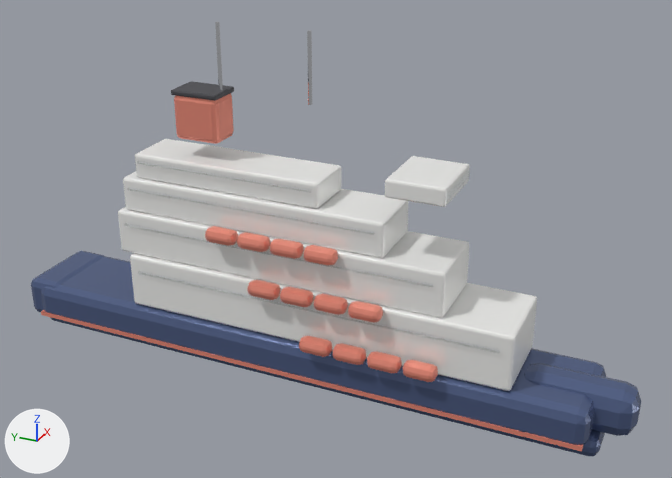
The glTF model assets/pbr/ship_cruise.glb as it was, and as the next commit left it.
Both versions are drawn from a camera (50 mm lens) standing at (-55.3, -27.8, 39.4) and looking at (0.1, -2.9, 11.7). Lighting does not change. The marker at lower left points along +X, +Y and +Z. The first picture is the older version.

Before the edit, the objects in view are built like this:
```python
ob_ship_cruise_bow = bpy.data.objects.new('ship_cruise_bow', me_cube_002)
ob_ship_cruise_bow.location = (0.0, 0.0, 0.0)
ob_ship_cruise_bridge = bpy.data.objects.new('ship_cruise_bridge', me_cube_017)
ob_ship_cruise_bridge.location = (0.0, 0.0, 0.0)
ob_ship_cruise_funnel = bpy.data.objects.new('ship_cruise_funnel', me_cube_019)
ob_ship_cruise_funnel.location = (0.0, 0.0, 0.0)
ob_ship_cruise_keel = bpy.data.objects.new('ship_cruise_keel', me_cube)
ob_ship_cruise_keel.location = (0.0, 0.0, 0.0)
ob_ship_cruise_lifeboat1_l_0 = bpy.data.objects.new('ship_cruise_lifeboat1_l_0', me_cube_029)
ob_ship_cruise_lifeboat1_l_0.location = (0.0, 0.0, 0.0)
ob_ship_cruise_lifeboat1_l_1 = bpy.data.objects.new('ship_cruise_lifeboat1_l_1', me_cube_030)
ob_ship_cruise_lifeboat1_l_1.location = (0.0, 0.0, 0.0)
ob_ship_cruise_sides = bpy.data.objects.new('ship_cruise_sides', me_cube_001)
ob_ship_cruise_sides.location = (0.0, 0.0, 0.0)
ob_ship_cruise_stripe = bpy.data.objects.new('ship_cruise_stripe', me_cube_004)
ob_ship_cruise_stripe.location = (0.0, 0.0, 0.0)
ob_ship_cruise_transom = bpy.data.objects.new('ship_cruise_transom', me_cube_003)
ob_ship_cruise_transom.location = (0.0, 0.0, 0.0)
# also in view: 'ship_cruise_tier3' at (0.0, 5.0, 15.6); 'ship_cruise_balcony2_l' at (-2.5, 3.0, 14.0); 'ship_cruise_funnel_cap' at (0.0, 7.5, 21.4); 'ship_cruise_tier1' at (0.0, 1.0, 10.4); 'ship_cruise_balcony0_l' at (-3.3, -2.0, 7.5)
```
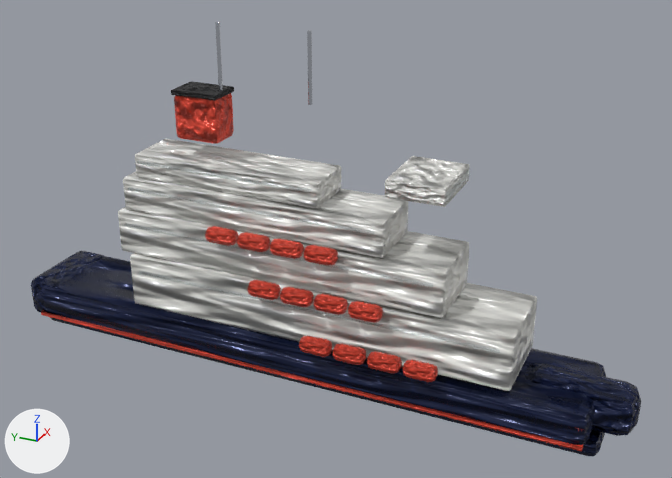
Boxes (x1, y1, x2, y2) around the edits, measured in the pictures (672 x 478 px):
'ship_cruise_sides', surface changed (darker): (41, 256, 606, 445) in both
'ship_cruise_tier0', surface changed: (130, 253, 537, 391) in both
'ship_cruise_tier1', surface changed: (118, 207, 469, 318) in both
'ship_cruise_tier2', surface changed: (123, 171, 408, 258) in both
'ship_cruise_tier3', surface changed: (135, 139, 342, 208) in both
'ship_cruise_bow', surface changed (darker): (524, 363, 641, 436) in both
'ship_cruise_bridge', surface changed (white to grey): (385, 156, 470, 207) in both
'ship_cruise_stripe', surface changed: (41, 310, 584, 452) in both
'ship_cruise_funnel', surface changed (darker): (174, 93, 234, 144) in both
'ship_cruise_keel', surface changed: (50, 317, 605, 456) in both
'ship_cruise_transom', surface changed (darker): (31, 251, 105, 312) in both
'ship_cruise_lifeboat0_l_0', surface changed (pink to red): (403, 360, 438, 382) in both
'ship_cruise_lifeboat0_l_1', surface changed (pink to red): (367, 351, 402, 373) in both
'ship_cruise_lifeboat1_l_0', surface changed (pink to red): (348, 301, 383, 322) in both
'ship_cruise_lifeboat0_l_2', surface changed (pink to red): (333, 343, 366, 365) in both
'ship_cruise_lifeboat1_l_1', surface changed (pink to red): (314, 294, 348, 315) in both
'ship_cruise_lifeboat2_l_0', surface changed (pink to red): (304, 245, 338, 265) in both
'ship_cruise_lifeboat0_l_3', surface changed (pink to red): (299, 336, 332, 357) in both
'ship_cruise_lifeboat2_l_1', surface changed (pink to red): (270, 239, 304, 259) in both
'ship_cruise_lifeboat1_l_2', surface changed (pink to red): (280, 287, 314, 307) in both
'ship_cruise_lifeboat2_l_2', surface changed (pink to red): (237, 232, 270, 252) in both
'ship_cruise_lifeboat1_l_3', surface changed (pink to red): (247, 280, 280, 300) in both
'ship_cruise_lifeboat2_l_3', surface changed (pink to red): (205, 226, 238, 246) in both
'ship_cruise_balcony0_l', unchanged, covered by the edit: before (138, 271, 500, 353)

What changed in the scene script:
```text
Add img_vcw_tex_generic_ship_cruise_super_orm:
    img_vcw_tex_generic_ship_cruise_super_orm = load_image('vcw_tex_generic_ship_cruise_super_orm', '_unpacked/vcw_tex_generic_ship_cruise_super_orm', 128, 128, 'Non-Color')
Add img_vcw_tex_generic_ship_cruise_super_albedo:
    img_vcw_tex_generic_ship_cruise_super_albedo = load_image('vcw_tex_generic_ship_cruise_super_albedo', '_unpacked/vcw_tex_generic_ship_cruise_super_albedo', 128, 128, 'sRGB')
Add img_vcw_tex_generic_ship_cruise_super_normal:
    img_vcw_tex_generic_ship_cruise_super_normal = load_image('vcw_tex_generic_ship_cruise_super_normal', '_unpacked/vcw_tex_generic_ship_cruise_super_normal', 128, 128, 'Non-Color')
Add img_vcw_tex_generic_ship_cruise_accent_normal:
    img_vcw_tex_generic_ship_cruise_accent_normal = load_image('vcw_tex_generic_ship_cruise_accent_normal', '_unpacked/vcw_tex_generic_ship_cruise_accent_normal', 128, 128, 'Non-Color')
Add img_vcw_tex_generic_ship_cruise_accent_albedo:
    img_vcw_tex_generic_ship_cruise_accent_albedo = load_image('vcw_tex_generic_ship_cruise_accent_albedo', '_unpacked/vcw_tex_generic_ship_cruise_accent_albedo', 128, 128, 'sRGB')
Add img_vcw_tex_generic_ship_cruise_accent_orm:
    img_vcw_tex_generic_ship_cruise_accent_orm = load_image('vcw_tex_generic_ship_cruise_accent_orm', '_unpacked/vcw_tex_generic_ship_cruise_accent_orm', 128, 128, 'Non-Color')
Add img_vcw_tex_generic_ship_cruise_hull_orm:
    img_vcw_tex_generic_ship_cruise_hull_orm = load_image('vcw_tex_generic_ship_cruise_hull_orm', '_unpacked/vcw_tex_generic_ship_cruise_hull_orm', 128, 128, 'Non-Color')
Add img_vcw_tex_generic_ship_cruise_hull_albedo:
    img_vcw_tex_generic_ship_cruise_hull_albedo = load_image('vcw_tex_generic_ship_cruise_hull_albedo', '_unpacked/vcw_tex_generic_ship_cruise_hull_albedo', 128, 128, 'sRGB')
Add img_vcw_tex_generic_ship_cruise_hull_normal:
    img_vcw_tex_generic_ship_cruise_hull_normal = load_image('vcw_tex_generic_ship_cruise_hull_normal', '_unpacked/vcw_tex_generic_ship_cruise_hull_normal', 128, 128, 'Non-Color')
Change mat_ship_cruise_hull:
    remove # nodes: BsdfPrincipled, OutputMaterial
    remove # colours: blue #596990
    nodes: BsdfPrincipled, NormalMap, OutputMaterial, SeparateColor, TexImage x3
    uses the picture img_vcw_tex_generic_ship_cruise_hull_albedo
    uses the picture img_vcw_tex_generic_ship_cruise_hull_normal
    uses the picture img_vcw_tex_generic_ship_cruise_hull_orm
Change mat_ship_cruise_accent:
    remove # nodes: BsdfPrincipled, OutputMaterial
    remove # colours: pink #f69581
    nodes: BsdfPrincipled, NormalMap, OutputMaterial, SeparateColor, TexImage x3
    uses the picture img_vcw_tex_generic_ship_cruise_accent_albedo
    uses the picture img_vcw_tex_generic_ship_cruise_accent_normal
    uses the picture img_vcw_tex_generic_ship_cruise_accent_orm
Change mat_ship_cruise_super:
    remove # nodes: BsdfPrincipled, OutputMaterial
    remove # colours: white #fafaf8
    nodes: BsdfPrincipled, NormalMap, OutputMaterial, SeparateColor, TexImage x3
    uses the picture img_vcw_tex_generic_ship_cruise_super_albedo
    uses the picture img_vcw_tex_generic_ship_cruise_super_normal
    uses the picture img_vcw_tex_generic_ship_cruise_super_orm
```
